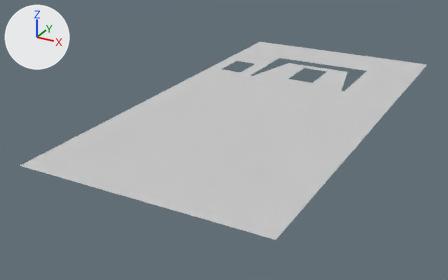
One commit to the FBX model unity_sudemon/Assets/Object_3stage/사형장_바닥.FBX: the scene before it, then after it.
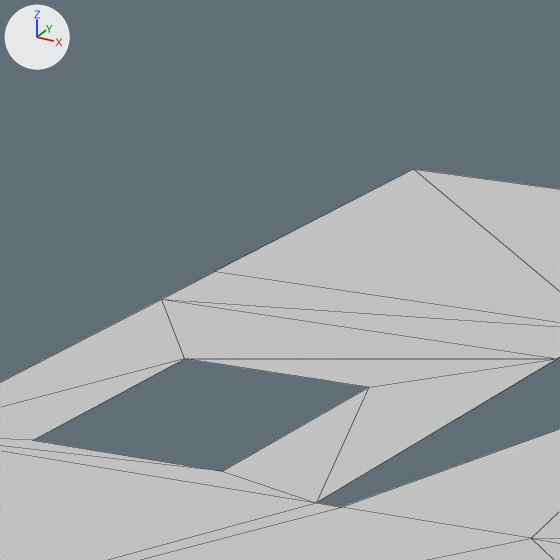
Each version is shown whole from a camera (50 mm lens) standing at (6.59, -13.37, 5.84) and looking at (-0.78, 0.04, -0.87), then close up on the part from 49% to 61% of the width and 9% to 29% of the height. Every picture has the same lights, and +X, +Y and +Z are marked at upper left. The close-ups show mesh edges as thin lines. Where no turn or scale is listed for an object, it has been applied to the vertices.
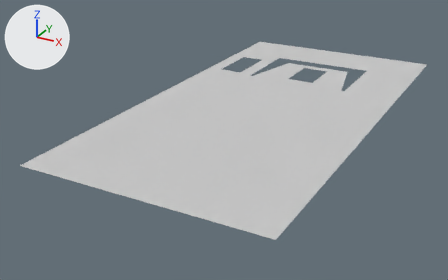
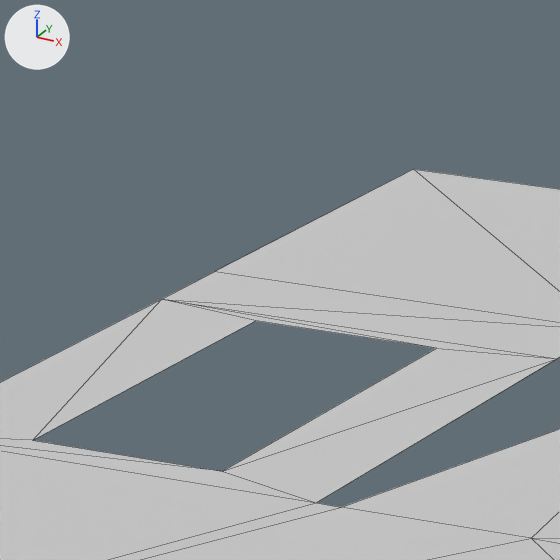
Changed parts and their boxes [x1, y1, x2, y2] in the close-ups (560 x 560 px; the box of a moved part takes in the faces that stretch with it):
part 1 of me_mesh, moved or reshaped: before [0, 299, 556, 503]; after [33, 299, 556, 471]

What changed in the scene script:
```text
Change me_mesh:
    where me_mesh.from_pydata(...)  # 34 vertices, 40 faces; spans x -3.0..3.0, y -5.0..6.8, z 0.0
    used by ob_object321321356; location = (0.0, 0.0, 0.0)
    me_mesh part 1
    me_mesh.vertices[4].co: (-1.91, 4.2, 0.0) -> (-1.91, 4.72, 0.0)  # pixel (368, 387) -> pixel (436, 348)
    me_mesh.vertices[5].co: (-2.59, 4.2, 0.0) -> (-2.59, 4.72, 0.0)  # pixel (184, 358) -> pixel (255, 320)
```
